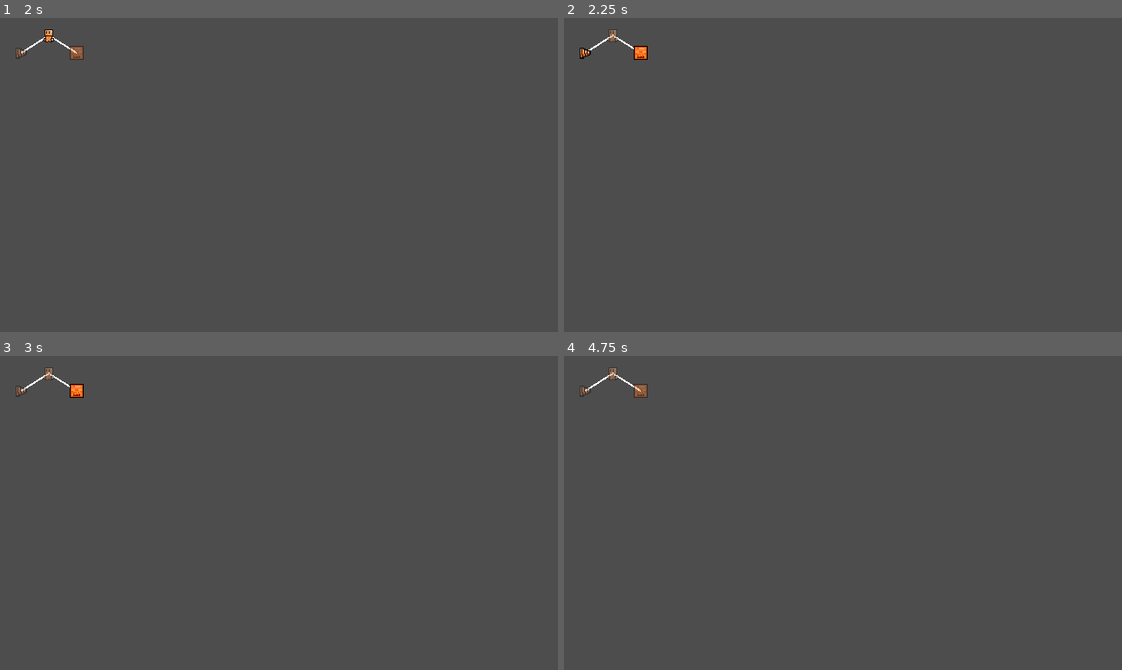
Above: before the commit, frames 1-4 (two rows, left to right).
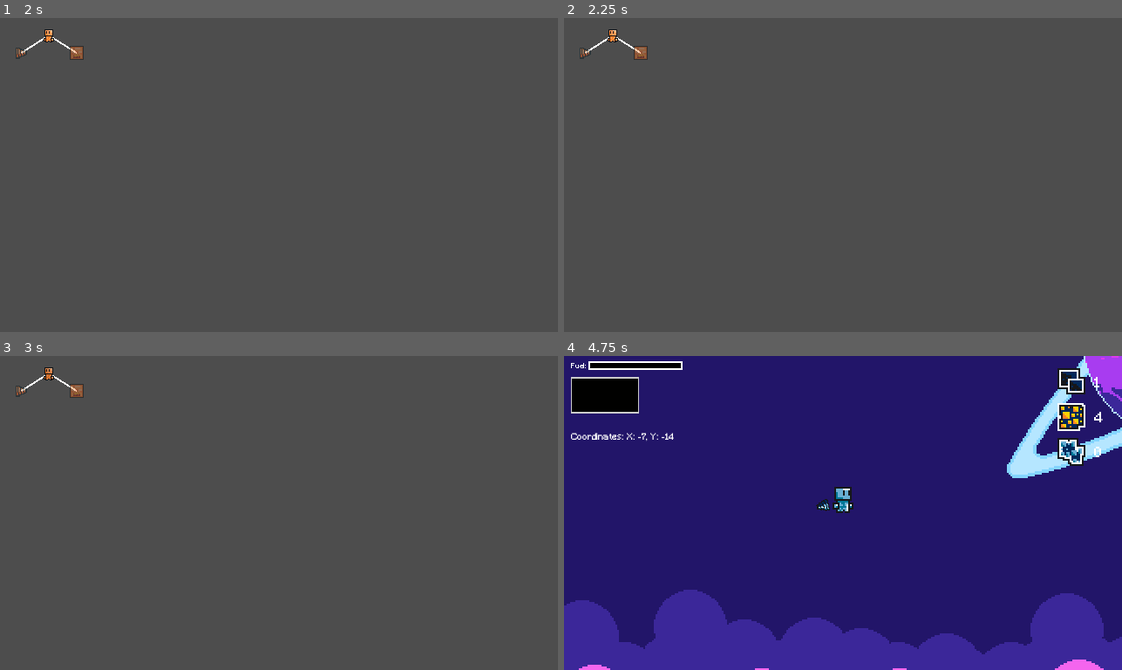
Above: after the commit, the same moments.

Repository: Renan-G-projec/A-Journey-Of-A-Robot
Game: Godot game, scene res://scenes/ui/menu.tscn
Same seed, same stepped clock (60 frames per second), same inputs: the game is played once before the commit and once after it. The engine's default icon, where the game draws it, is replaced by a stand-in: a white triangle on a blue panel in a dark square.
Inputs (mouse positions are in pixels of both pictures, inside the frame that each line leads up to; where the layout moved, square brackets give the same spot in the first picture):
- Up to frame 1 (2 s): click "Play Game" at 0.5 s; tap Enter at 1.25 s; move the mouse to (33, 55) at 1.27 s; hold D (GoRight) from 1.28 s (still down); tap T (OpenTechTree) at 1.35 s; click (33, 55) at 1.42 s; tap Up at 1.52 s
- Up to frame 2 (2.25 s): release D (GoRight) at 2 s; click (614, 36) at 2 s
- Up to frame 3 (3 s): click (50, 374) [22, 390] at 2.75 s
- Up to frame 4 (4.75 s): click (614, 374) [642, 390] at 3.5 s; tap Space (UseJetpack) at 4.25 s; move the mouse to (731, 528) at 4.27 s; hold D (GoRight) from 4.28 s (still down); tap E (Interact) at 4.35 s; tap Up at 4.52 s; tap T (OpenTechTree) at 4.55 s

Frame 1 is identical in both runs. In frame 2, 0.2% of the frame differs, in the area x 2-15%, y 3-14%; in frame 3, 0.2%; in frame 4, 100%, in the area x 0-100%, y 0-100%.

Commit message:
Tech Tree inventory system not working

Diff:
--- a/scenes/ui/techtree.tscn
+++ b/scenes/ui/techtree.tscn
@@ -42,7 +42,7 @@
 offset_bottom = 64.0
 script = ExtResource("1_uak1h")
 
-[node name="A" parent="." unique_id=2096825410 instance=ExtResource("1_8kas3")]
+[node name="player_stage1" parent="." unique_id=2096825410 instance=ExtResource("1_8kas3")]
 layout_mode = 0
 offset_left = 48.0
 offset_right = 64.0
@@ -55,7 +55,7 @@
 theme_override_styles/disabled = SubResource("StyleBoxEmpty_uve0u")
 theme_override_styles/focus = SubResource("StyleBoxEmpty_o3sd2")
 
-[node name="B" parent="." unique_id=1304348069 instance=ExtResource("1_8kas3")]
+[node name="drill_stage1" parent="." unique_id=1304348069 instance=ExtResource("1_8kas3")]
 layout_mode = 0
 offset_left = 16.0
 offset_top = 32.0
@@ -71,7 +71,7 @@
 disabled = true
 icon = ExtResource("4_n3ral")
 
-[node name="C" parent="." unique_id=1097369655 instance=ExtResource("1_8kas3")]
+[node name="furnance_stage1" parent="." unique_id=1097369655 instance=ExtResource("1_8kas3")]
 layout_mode = 0
 offset_left = 80.0
 offset_top = 32.0
--- a/scenes/ui/techtree_node.tscn
+++ b/scenes/ui/techtree_node.tscn
@@ -1,6 +1,6 @@
 [gd_scene format=3 uid="uid://chs5ip7fes88t"]
 
-[ext_resource type="Texture2D" uid="uid://ddbgc2yc1450k" path="res://assets/sprites/robotStage1TechTree.png" id="1_ggpi4"]
+[ext_resource type="Texture2D" uid="uid://ddbgc2yc1450k" path="res://assets/sprites/playerStage1TechTree.png" id="1_ggpi4"]
 [ext_resource type="Script" uid="uid://bofnca6iykrje" path="res://scripts/resources/node.gd" id="2_epypp"]
 
 [sub_resource type="StyleBoxEmpty" id="StyleBoxEmpty_r78b4"]
--- a/scripts/resources/node.gd
+++ b/scripts/resources/node.gd
@@ -1,4 +1,19 @@
 extends Button
+
+@export var coal_ore := preload("res://resources/items/coal_ore.tres") as InventoryItem
+@export var iron_ore := preload("res://resources/items/iron_ore.tres") as InventoryItem
+@export var copper_ore := preload("res://resources/items/copper_ore.tres") as InventoryItem
+@onready var player_stage_1: Button = $"."
+
+var inventory := preload("res://resources/inventories/player_inventory.tres") as Inventory
+
+var coal_ore_count: int = 0
+var iron_ore_count: int = 0
+var copper_ore_count: int = 0
+
+var coal_ore_cost: int = 0
+var iron_ore_cost: int = 0
+var coppor_ore_cost: int = 0
 
 var neighbors: Array = [] : set = set_neighbors
 var lines : Array = []
@@ -32,7 +47,39 @@
 
 
 func _on_toggled(toggled_on: bool) -> void:
-	if toggled_on:
+	print("NAME", self.name)
+	if self.name == "player_stage1":
+		coal_ore_cost = 2
+		iron_ore_cost = 0
+		coppor_ore_cost = 0
+	elif self.name == "drill_stage1":
+		coal_ore_cost = 0
+		iron_ore_cost = 2
+		coppor_ore_cost = 0
+	elif self.name == "furnance_stage1":
+		coal_ore_cost = 0
+		iron_ore_cost = 0
+		coppor_ore_cost = 2
+
+	if toggled_on and coal_ore_count > coal_ore_cost and iron_ore_count > iron_ore_cost and copper_ore_count > coppor_ore_cost:
 		for neighbor: Button in neighbors:
 			neighbor.disabled = false
-		disabled = true
+		self.disabled = true
+		inventory.remove_item(coal_ore,coal_ore_cost)
+		inventory.remove_item(iron_ore,iron_ore_cost)
+		inventory.remove_item(copper_ore,coppor_ore_cost)
+
+
+func _ready() -> void:
+
+	if inventory != null:
+		print("Inventory Loaded")
+		inventory.inventory_item_changed.connect(on_inventory_change)
+
+func on_inventory_change(item: InventoryItem, new_qtd: int) -> void:
+	if item == coal_ore:
+		coal_ore_count = new_qtd
+	elif item == iron_ore:
+		iron_ore_count = new_qtd
+	elif item == copper_ore:
+		copper_ore_count = new_qtd
--- a/scripts/ui/techtree.gd
+++ b/scripts/ui/techtree.gd
@@ -4,7 +4,7 @@
 
 # Called when the node enters the scene tree for the first time.
 func _ready() -> void:
-	$A.neighbors= [$B, $C]
+	$player_stage1.neighbors= [$drill_stage1, $furnance_stage1]
 	for child in get_children():
 		if child is Button:
 			reset.push_back(child.position)
--- a/scripts/ui/techtree_scene.gd
+++ b/scripts/ui/techtree_scene.gd
@@ -7,7 +7,8 @@
 
 # Called every frame. 'delta' is the elapsed time since the previous frame.
 func _process(delta: float) -> void:
-	pass
+	if Input.is_action_just_pressed("OpenTechTree"):
+		get_tree().change_scene_to_file("res://scenes/game/main_game.tscn")
 
 
 func _on_sub_viewport_container_resized() -> void:
Renamed: assets/sprites/robotStage1TechTree.png -> assets/sprites/playerStage1TechTree.png
Not shown, changed: assets/sprites/playerStage1TechTree.png.import
